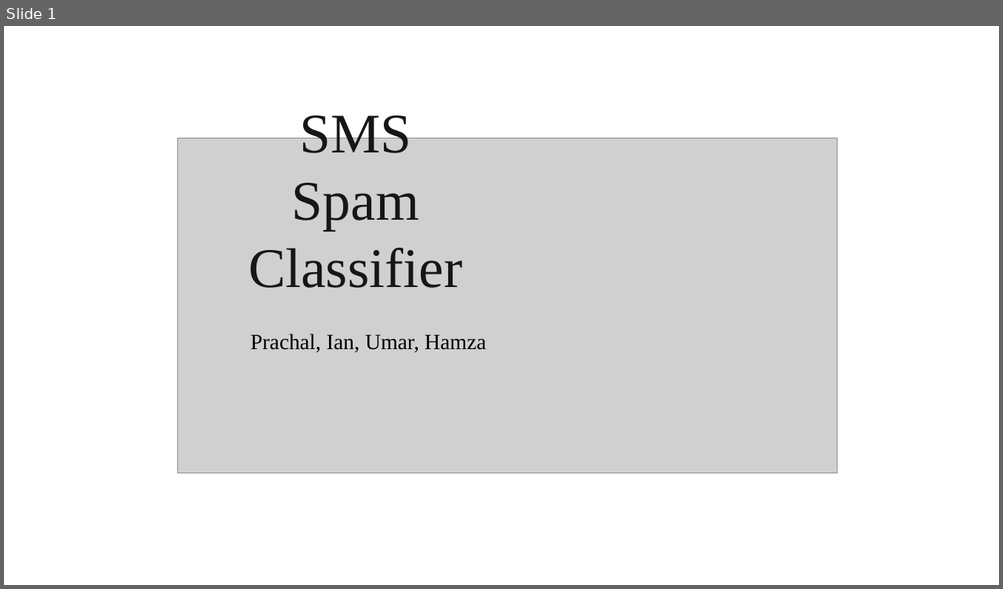
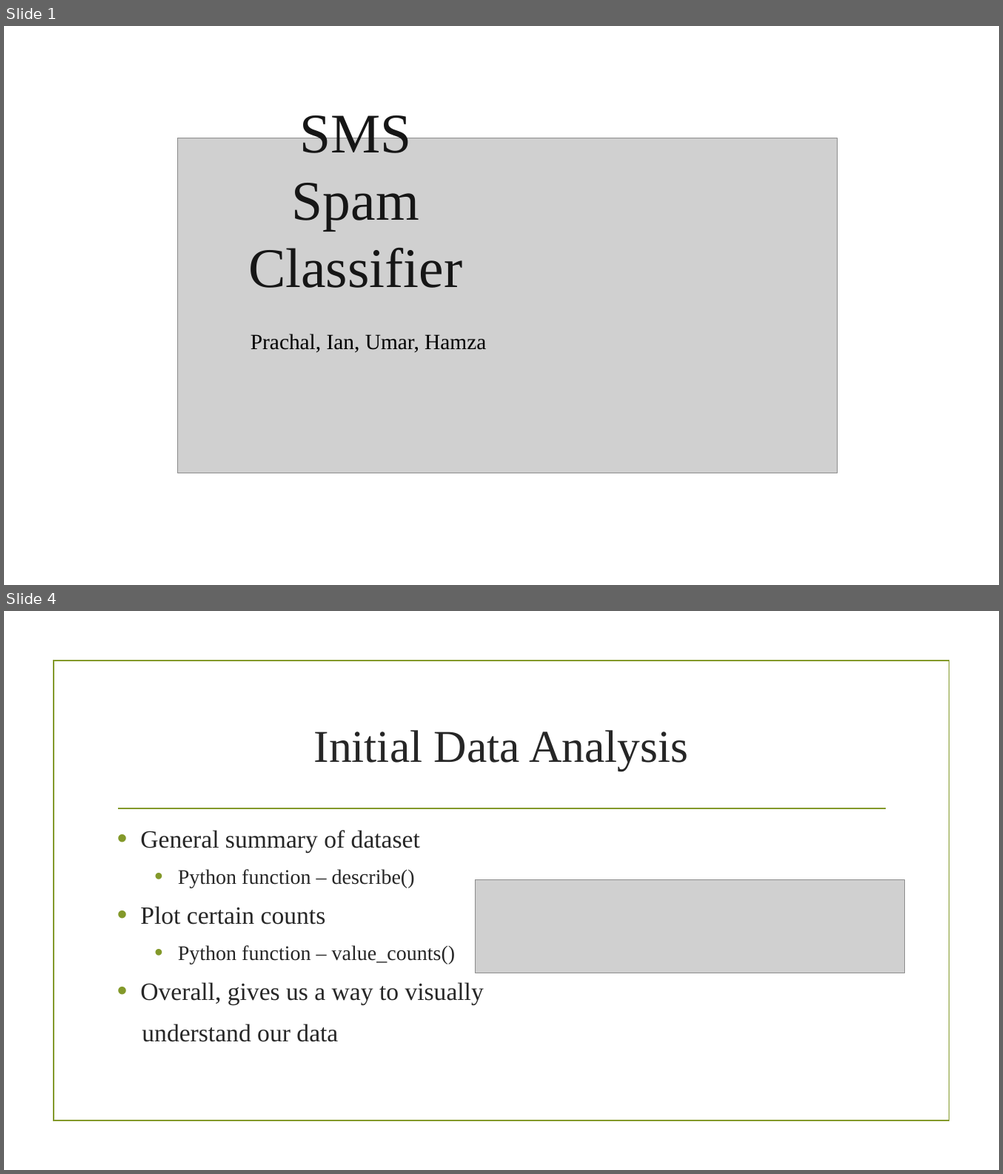
Before and after one commit to devdada/CS-418-Final-Project, a slide deck: SMS Spam Classifier.pptx. Shown one above the other, each under a label of ours: slide 1 before the commit, slides 1 and 4 after it; the slides between them are not shown. The pictures are 1003x589 and 1003x1174 pixels, drawn with LibreOffice and Linux fonts; fonts in the diff are those of the drawing; grey boxes stand for pictures; background and template pictures are left out. Boxes give left, top, right and bottom in pixels: in the first picture for what was removed or moved away, otherwise in the second. Text is boxed around its words. In the diff, an @@ line names an element or a change of style, - is before the commit and + after.

```diff
--- a/SMS Spam Classifier.pptx
+++ b/SMS Spam Classifier.pptx
@@ slide 4 added at (4,611,999,1170), background picture (left out) @@
@@ rectangle added at (54,661,948,1122), outline #83992A 1.25 pt @@
@@ title added at (314,730,688,771), 44 pt, text #262626 @@
+Initial Data Analysis
@@ line added from (118, 809) to (885, 809), #83992A 1.25 pt @@
@@ text added at (140,830,484,1042), 24 pt, text #262626 @@
+• General summary of dataset
+  • Python function – describe()
+• Plot certain counts
+  • Python function – value_counts()
+• Overall, gives us a way to visually
+understand our data
@@ picture added at (475,880,905,974) @@
```
Also in this commit, not shown: 2 slides changed, 6 other slides added, 1 slide removed.
